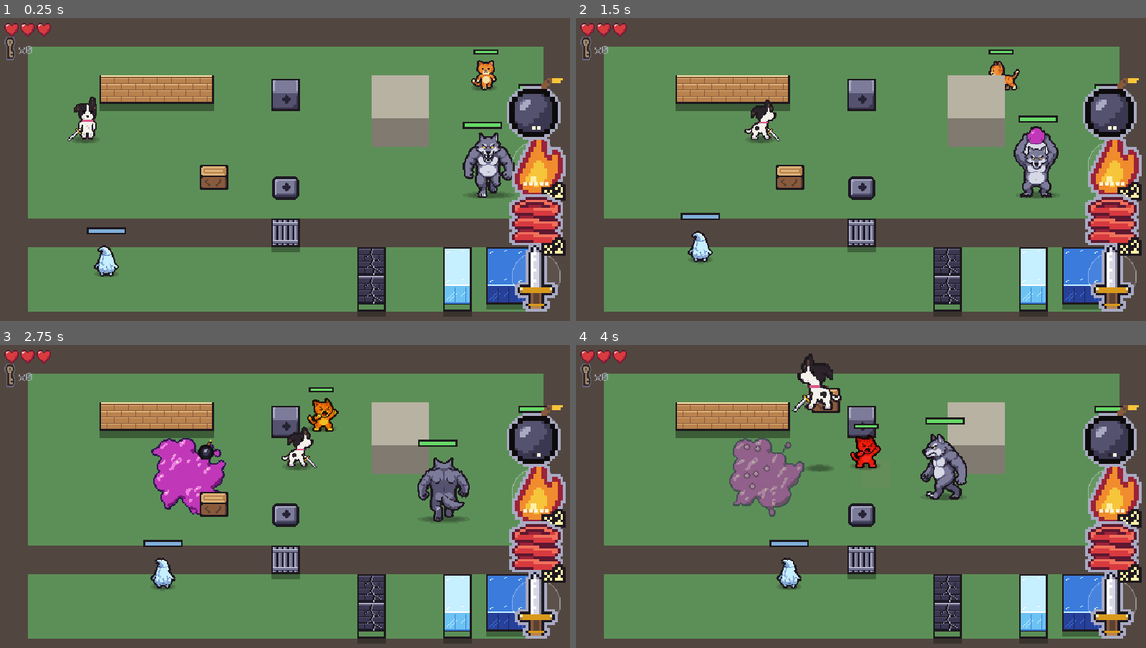
Above: before the commit, frames 1-4 (two rows, left to right).
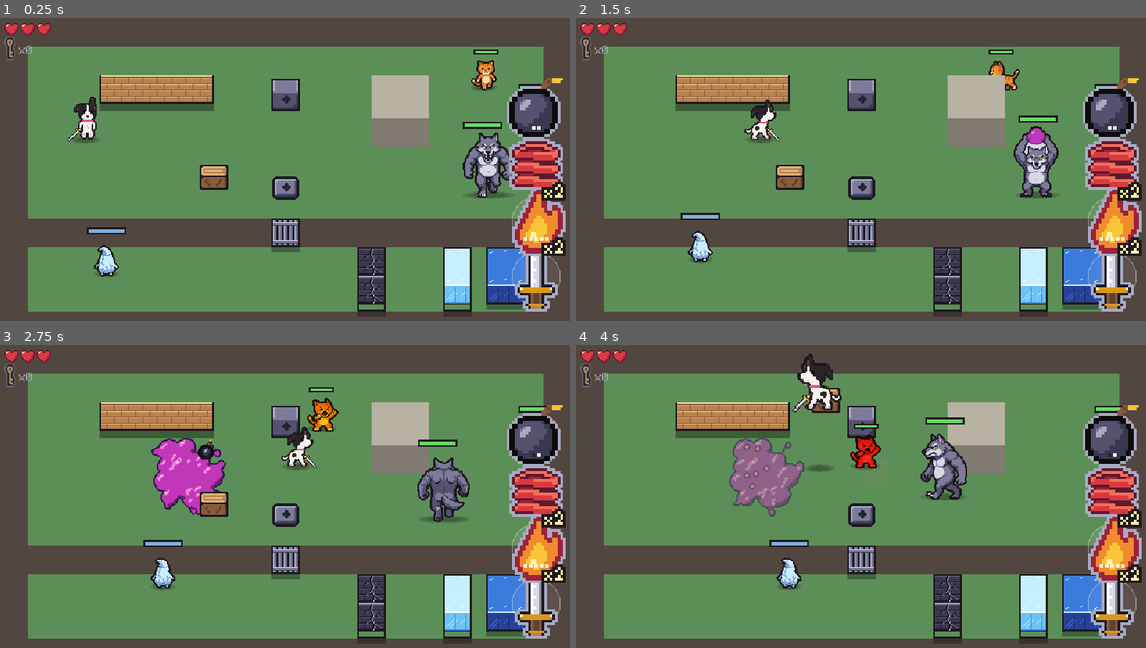
Above: after the commit, the same moments.

Repository: marcelozorza/Alttp2
Game: Godot game, scene res://world/test_room.tscn
The game is run twice, just before and just after one commit, with the same random seed, the same clock (stepped at 60 frames per second) and the same inputs. This scene is started directly instead of the project's main scene.
Inputs (mouse positions are in pixels of both pictures, inside the frame that each line leads up to):
- Up to frame 1 (0.25 s): no input
- Up to frame 2 (1.5 s): tap Enter (ui_accept) at 0.5 s; move the mouse to (986, 163) at 0.52 s; hold D (move_right) 0.53-1.25 s; hold J (attack) 0.53-1.25 s; click (986, 163) at 0.67 s; tap Space (jump) at 0.77 s; drag from (747, 196) to (832, 242) at 1.27 s
- Up to frame 3 (2.75 s): move the mouse to (342, 435) at 2.02 s; hold D (move_right) from 2.03 s (still down); tap L (use_bomb) at 2.1 s
- Up to frame 4 (4 s): release D (move_right) at 2.75 s; drag from (832, 569) to (690, 457) at 2.77 s; move the mouse to (1032, 554) at 3.52 s; hold A (move_left) from 3.53 s (still down); hold J (attack) from 3.53 s (still down); tap Space (jump) at 3.77 s

The runs differ from the first frame. In frame 1, 3.0% of the frame differs, in the area x 89-100%, y 39-79%; in frame 2, 3.0%; in frame 3, 3.0%; in frame 4, 3.0%.

Commit message:
Celular: chama logo acima da espada, pulo acima da chama
Co-Authored-By: Claude Opus 5.5 <noreply@anthropic.com>
Claude-Session: https://claude.ai/code/session_016s7New3mBxyjumocdfjZd3

Diff:
--- a/ui/hud_layout.gd
+++ b/ui/hud_layout.gd
@@ -11,9 +11,11 @@
 ## 2026-11-14, depois de jogar o losango: área de toque maior, só o ícone,
 ## sem as cores do Super Famicom). Cada botão é uma fileira inteira da coluna,
 ## e a área de toque vai da borda da tela até um pouco dentro do jogo.
-## Ordem de cima para baixo, pelo índice do Godot do botão: bomba (3), chama
-## (2), pulo (1) e espada (0), embaixo, onde o polegar descansa.
-const COLUMN_ORDER: Array[int] = [3, 2, 1, 0]
+## Ordem de cima para baixo, pelo índice do Godot do botão: bomba (3), pulo
+## (1), chama (2) e espada (0), embaixo, onde o polegar descansa. A chama fica
+## logo acima da espada (Marcelo trocou chama e pulo de lugar em 2026-11-14,
+## depois de jogar até o final).
+const COLUMN_ORDER: Array[int] = [3, 1, 2, 0]
 ## Onde a coluna começa, abaixo de mapa, pausa e tempo.
 const COLUMN_TOP := 72.0
 ## Folga embaixo da coluna, para a espada não ficar colada no pé da tela e o
Not shown, changed: docs/design.md
